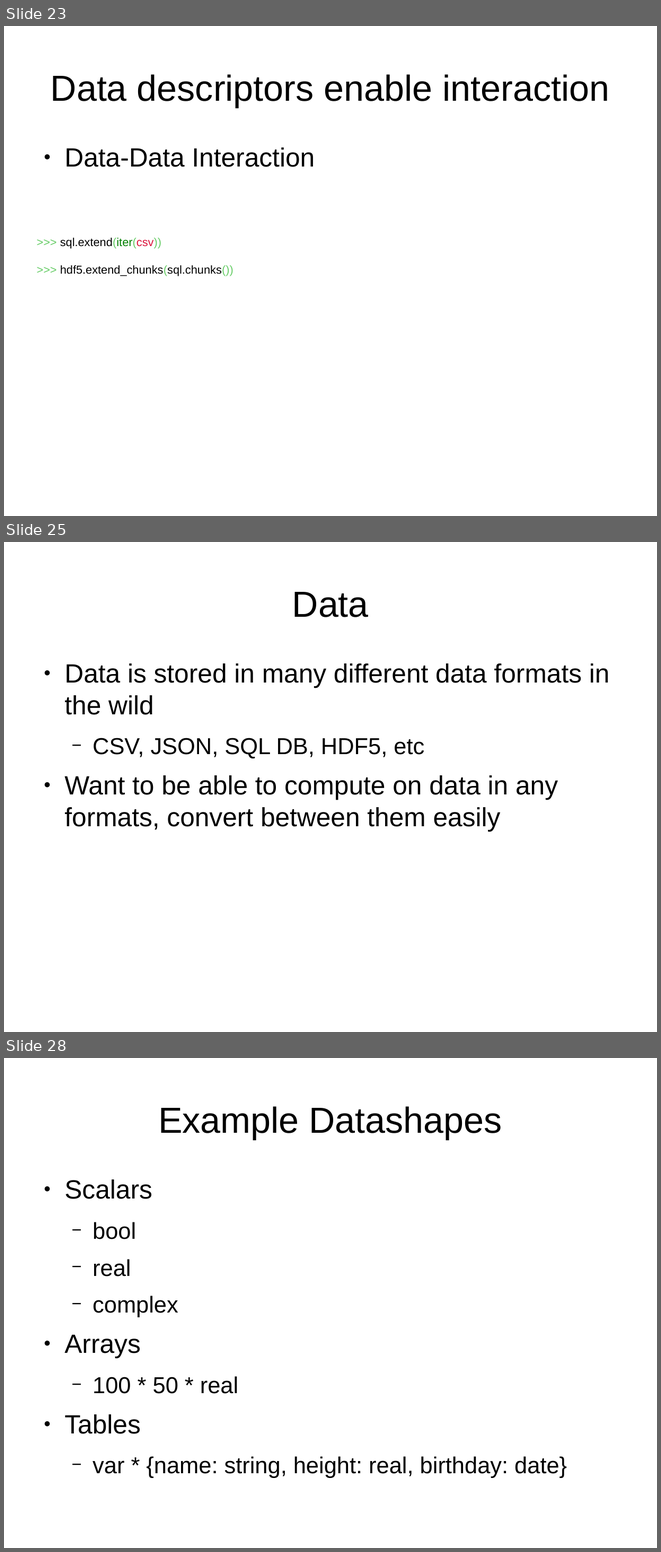
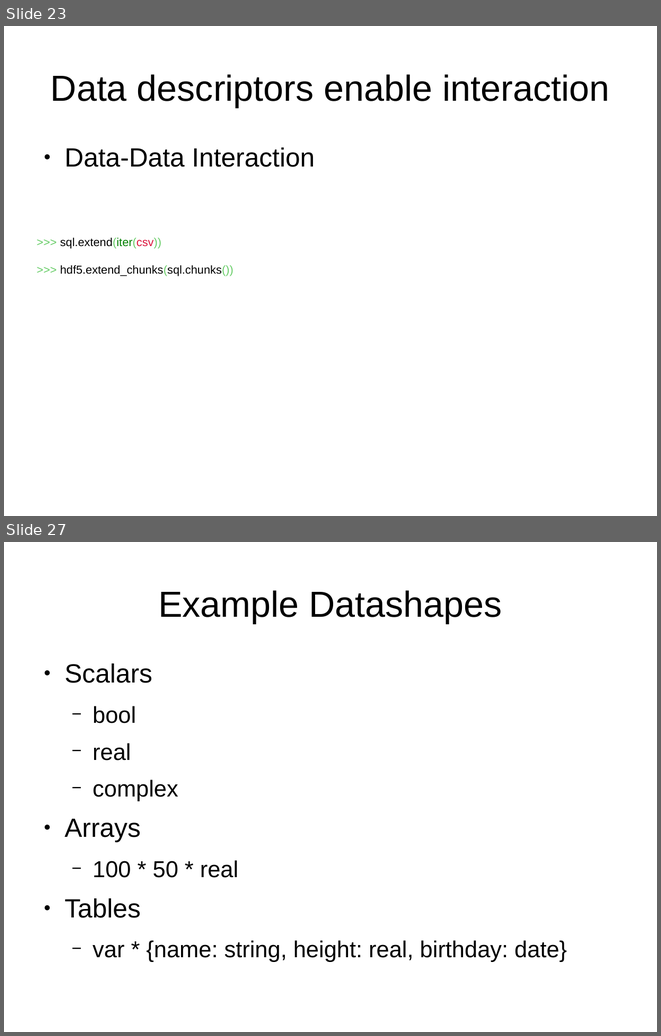
Before and after one commit to mrocklin/blaze-scipy-2014, a slide deck: SciPy2014Blaze.odp. Shown one above the other, each under a label of ours: slides 23, 25 and 28 before the commit, slides 23 and 27 after it; the slides between them are not shown. The pictures are 661x1552 and 661x1036 pixels, drawn with LibreOffice and Linux fonts; fonts in the diff are those of the drawing; background and template pictures are left out. Boxes give left, top, right and bottom in pixels: in the first picture for what was removed or moved away, otherwise in the second. Text is boxed around its words. In the diff, an @@ line names an element or a change of style, - is before the commit and + after.

```diff
--- a/SciPy2014Blaze.odp
+++ b/SciPy2014Blaze.odp
@@ slide 25 removed at (x1=4, y1=542, x2=657, y2=1032), background picture (left out) @@
@@ title removed at (x1=292, y1=592, x2=369, y2=617) @@
-Data
@@ text removed at (x1=64, y1=663, x2=610, y2=831) @@
-● Data is stored in many different data formats in the wild
-  − CSV, JSON, SQL DB, HDF5, etc
-● Want to be able to compute on data in any formats, convert between them easily
@@ what was slide 28 is now slide 27 @@
```
Also in this commit, not shown: 4 slides changed, 4 slides added, 4 other slides removed.
